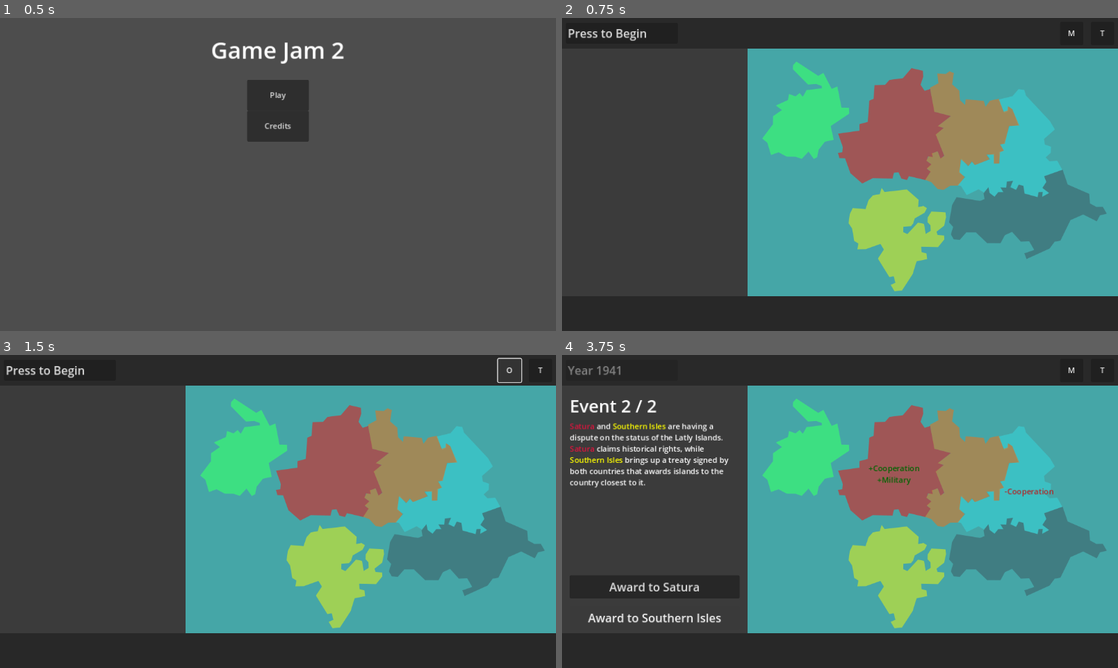
Above: before the commit, frames 1-4 (two rows, left to right).
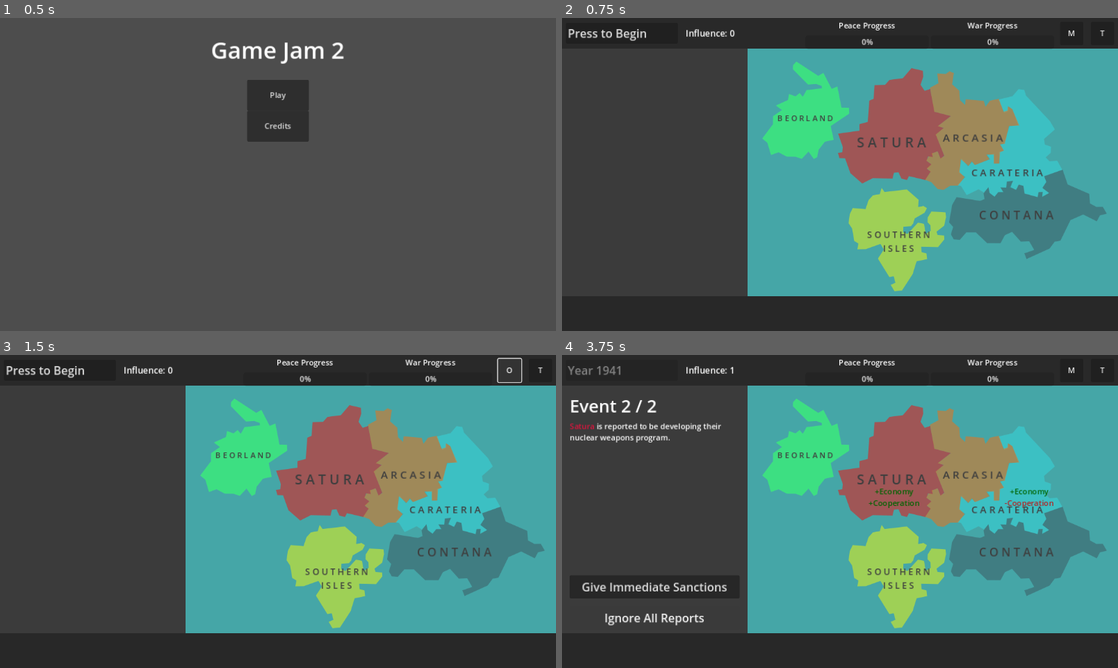
Above: after the commit, the same moments.

Repository: SaturdayMilkshake/game-jam-2
Game: Godot game, scene res://scenes/title_screen/title_screen.tscn
The game is run twice, just before and just after one commit, with the same random seed, the same clock (stepped at 60 frames per second) and the same inputs.
Inputs:
- Up to frame 1 (0.5 s): no input
- Up to frame 2 (0.75 s): click "Play" at 0.5 s
- Up to frame 3 (1.5 s): click "M" at 1.25 s
- Up to frame 4 (3.75 s): click "O" at 2 s; click "Press to Begin" at 2.75 s; click "Award to Satura" (after the commit: "Favor Satura") at 3.5 s

Frame 1 is identical in both runs. In frame 2, 1.1% of the frame differs, in the area x 22-89%, y 1-75%; in frame 3, 1.1%; in frame 4, 4.2%, in the area x 1-89%, y 1-87%.

Commit message:
add country names to map

Diff:
--- a/misc/event_spreadsheet.csv
+++ b/misc/event_spreadsheet.csv
@@ -1,5 +1,6 @@
-Event Number,Description,Country 1,Country 2,Option  …(324 unchanged characters)…
+Event ID,Description,Country 1,Country 2,Option  …(324 unchanged characters)…
 1,"COUNTRY1 and COUNTRY2 are having a dispute on the status of the Latly Islands. COUNTRY1 claims historical rights, wh …(241 unchanged characters)…
 2,"A massive oil deposit has been found at the border of COUNTRY1 and COUNTRY2. However, they both claim a majority of  …(217 unchanged characters)…
 3,"A group of refugees turn up at a COUNTRY1 border checkpoint. COUNTRY1 is uncertain about them, and refuses to let them in, leaving them in COUNTRY2.",RANDOM,RANDOM,Accept Refugees,Turn Away Refugees,Stability,-2,,,Stability,2,,,Stability,2,,,Stability,-2,,
-4,COUNTRY1 is reported to be developing their nuclear weapons program.,RANDOM,,Give Immediate Sanctions,Ignore All Reports,Military,-2,Stability,-1,,,,,Military,3,,,,,,
+4,COUNTRY1 is reported to be developing their nuclear weapons program.,RANDOM,,Give Immediate Sanctions,Ignore All Reports,Military,-2,Stability,-1,,,,,Military,3,NuclearProgress,,,,,
+5,COUNTRY1 proposes a plan to unify all countries to one singular world government.,RANDOM,,Start Peace Process,Delay Peace Process,Peace,,,,,,,,,,,,,,,
--- a/scenes/components/cooperation/cooperation.gd
+++ b/scenes/components/cooperation/cooperation.gd
@@ -2,13 +2,17 @@
 
 @export var cooperation: int = 5
 
+var self_action: bool = false
+
 signal no_cooperation
 
 func modify_cooperation(modifier: int) -> void:
-	cooperation += modifier
+	if !self_action:
+		cooperation += modifier
 
 	if cooperation <= 0:
 		cooperation = 0
+		self_action = true
 		emit_signal("no_cooperation")
 	if cooperation >= 10:
 		cooperation = 10
--- a/scenes/country/country.gd
+++ b/scenes/country/country.gd
@@ -15,6 +15,9 @@
 @onready var stability: Node = $Stability
 @onready var military: Node = $Military
 @onready var cooperation: Node = $Cooperation
+
+var statuses: Array = []
+var status_descriptions: Array = []
 
 #Statuses:
 #Nuclear Weapons
@@ -34,6 +37,10 @@
 
 func new_turn() -> void:
 	population += (economy.economy - 5) + (stability.stability - 5)
+	if nuclear_program_progression_active:
+		nuclear_program_progress += military.military
+	if nuclear_program_progress >= 10:
+		nuclear_state = true
 
 func generate_starting_attribute_values() -> void:
 	economy.economy = randi_range(4, 6)
@@ -44,30 +51,47 @@
 
 func modify_country_value(country: String, attribute: String, modifier: int) -> void:
 	if country == country_name:
-		if modifier > 0:
-			$Status.text += "[center][color=darkgreen]+"
-		elif modifier < 0:
-			$Status.text += "[center][color=firebrick]-"
-
 		match attribute:
 			"Economy":
 				economy.modify_economy(modifier)
+				if modifier > 0:
+					$Status.text += "[center][color=darkgreen]+"
+				elif modifier < 0:
+					$Status.text += "[center][color=firebrick]-"
 				$Status.text += "Economy"
 			"Stability":
 				stability.modify_stability(modifier)
+				if modifier > 0:
+					$Status.text += "[center][color=darkgreen]+"
+				elif modifier < 0:
+					$Status.text += "[center][color=firebrick]-"
 				$Status.text += "Stability"
 			"Military":
 				military.modify_military(modifier)
+				if modifier > 0:
+					$Status.text += "[center][color=darkgreen]+"
+				elif modifier < 0:
+					$Status.text += "[center][color=firebrick]-"
 				$Status.text += "Military"
 			"Cooperation":
 				cooperation.modify_cooperation(modifier)
+				if modifier > 0:
+					$Status.text += "[center][color=darkgreen]+"
+				elif modifier < 0:
+					$Status.text += "[center][color=firebrick]-"
 				$Status.text += "Cooperation"
 			"Population":
 				population += modifier
 				$Status.text += "Population"
-		$Status.text += "\n"
-		$Status.text.strip_edges()
-		move_status_label()
+			"NuclearProgress":
+				nuclear_program_progression_active = true
+			"Peace":
+				pass
+	elif country == "ALL":
+		pass
+	$Status.text += "\n"
+	$Status.text.strip_edges()
+	move_status_label()
 	#SignalHandler.emit_signal("country_selected", country_name, flag, population, economy.economy, stability.stability, military.military, cooperation.cooperation)
 
 func _on_map_pressed() -> void:
--- a/scenes/country/country.tscn
+++ b/scenes/country/country.tscn
@@ -31,6 +31,12 @@
 fit_content = true
 scroll_active = false
 
+[node name="CountryName" type="Label" parent="."]
+offset_right = 128.0
+offset_bottom = 64.0
+horizontal_alignment = 1
+vertical_alignment = 1
+
 [connection signal="mouse_entered" from="Map" to="." method="_on_map_mouse_entered"]
 [connection signal="mouse_exited" from="Map" to="." method="_on_map_mouse_exited"]
 [connection signal="pressed" from="Map" to="." method="_on_map_pressed"]
--- a/scenes/game_manager/game_manager.gd
+++ b/scenes/game_manager/game_manager.gd
@@ -13,4 +13,7 @@
 func new_turn() -> void:
 	turn += 1
 	influence += 1
+	if influence >= 5:
+		influence = 5
 	SignalHandler.emit_signal("turn_updated", turn)
+	SignalHandler.emit_signal("influence_updated", influence)
--- /dev/null
+++ b/scenes/world/ui/global_status/global_status.gd
@@ -0,0 +1,11 @@
+extends Control
+
+
+# Called when the node enters the scene tree for the first time.
+func _ready() -> void:
+	pass # Replace with function body.
+
+
+# Called every frame. 'delta' is the elapsed time since the previous frame.
+func _process(delta: float) -> void:
+	pass
--- /dev/null
+++ b/scenes/world/ui/global_status/global_status.tscn
@@ -0,0 +1,42 @@
+[gd_scene load_steps=2 format=3 uid="uid://cmylfp8sh4unx"]
+
+[ext_resource type="Script" path="res://scenes/world/ui/global_status/global_status.gd" id="1_plo62"]
+
+[node name="GlobalStatus" type="Control"]
+layout_mode = 3
+anchors_preset = 0
+offset_right = 512.0
+offset_bottom = 64.0
+script = ExtResource("1_plo62")
+
+[node name="HBoxContainer" type="HBoxContainer" parent="."]
+layout_mode = 0
+offset_right = 512.0
+offset_bottom = 64.0
+alignment = 1
+
+[node name="PeaceProcess" type="VBoxContainer" parent="HBoxContainer"]
+layout_mode = 2
+
+[node name="PeaceProcess" type="Label" parent="HBoxContainer/PeaceProcess"]
+custom_minimum_size = Vector2(256, 32)
+layout_mode = 2
+text = "Peace Progress"
+horizontal_alignment = 1
+vertical_alignment = 1
+
+[node name="ProgressBar" type="ProgressBar" parent="HBoxContainer/PeaceProcess"]
+layout_mode = 2
+
+[node name="VBoxContainer" type="VBoxContainer" parent="HBoxContainer"]
+layout_mode = 2
+
+[node name="Label" type="Label" parent="HBoxContainer/VBoxContainer"]
+custom_minimum_size = Vector2(256, 32)
+layout_mode = 2
+text = "War Progress"
+horizontal_alignment = 1
+vertical_alignment = 1
+
+[node name="ProgressBar" type="ProgressBar" parent="HBoxContainer/VBoxContainer"]
+layout_mode = 2
--- /dev/null
+++ b/scenes/world/ui/influence/influence.gd
@@ -0,0 +1,14 @@
+extends Control
+
+func _ready() -> void:
+	SignalHandler.connect("influence_updated", Callable(self, "influence_updated"))
+
+func _process(delta: float) -> void:
+	pass
+
+func influence_updated(influence: int) -> void:
+	if influence >= 5:
+		self.modulate = Color.DODGER_BLUE
+	else:
+		self.modulate = Color.WHITE
+	$Influence.text = "Influence: " + str(influence)
--- /dev/null
+++ b/scenes/world/ui/influence/influence.tscn
@@ -0,0 +1,18 @@
+[gd_scene load_steps=2 format=3 uid="uid://ba61uj6qpgffj"]
+
+[ext_resource type="Script" path="res://scenes/world/ui/influence/influence.gd" id="1_kgl8a"]
+
+[node name="Influence" type="Control"]
+layout_mode = 3
+anchors_preset = 0
+offset_right = 40.0
+offset_bottom = 40.0
+script = ExtResource("1_kgl8a")
+
+[node name="Influence" type="Label" parent="."]
+layout_mode = 0
+offset_right = 112.0
+offset_bottom = 48.0
+theme_override_font_sizes/font_size = 18
+text = "Influence: 0"
+vertical_alignment = 1
--- a/scenes/world/ui/notice_info/notice_info.tscn
+++ b/scenes/world/ui/notice_info/notice_info.tscn
@@ -16,6 +16,7 @@
 script = ExtResource("1_1pe52")
 
 [node name="Notice" type="Label" parent="."]
+layout_mode = 0
 offset_left = 16.0
 offset_top = 16.0
 offset_right = 256.0
@@ -25,6 +26,7 @@
 vertical_alignment = 1
 
 [node name="Description" type="RichTextLabel" parent="."]
+layout_mode = 0
 offset_left = 16.0
 offset_top = 72.0
 offset_right = 368.0
@@ -33,6 +35,7 @@
 text = "Test notice for testing purposes."
 
 [node name="NextEvent" type="Button" parent="."]
+layout_mode = 0
 offset_left = 16.0
 offset_top = 456.0
 offset_right = 368.0
--- a/scenes/world/world.tscn
+++ b/scenes/world/world.tscn
@@ -9,6 +9,8 @@
 [ext_resource type="PackedScene" uid="uid://ca7gygaworqno" path="res://scenes/world/ui/notice_info/notice_info.tscn" id="5_novri"]
 [ext_resource type="PackedScene" uid="uid://s7thsiwi1uuy" path="res://scenes/options/audio_toggle.tscn" id="6_3geyv"]
 [ext_resource type="Texture2D" uid="uid://c7tlb7n1slofl" path="res://assets/flags/map_nobg.svg" id="6_mxnvk"]
+[ext_resource type="PackedScene" uid="uid://cmylfp8sh4unx" path="res://scenes/world/ui/global_status/global_status.tscn" id="10_modfb"]
+[ext_resource type="PackedScene" uid="uid://ba61uj6qpgffj" path="res://scenes/world/ui/influence/influence.tscn" id="11_4g70f"]
 
 [node name="World" type="Node2D"]
 script = ExtResource("1_il811")
@@ -96,6 +98,17 @@
 offset_right = 368.0
 offset_bottom = 206.0
 
+[node name="CountryName" parent="Countries/Country" index="6"]
+offset_left = 176.0
+offset_top = 160.0
+offset_right = 422.0
+offset_bottom = 227.0
+theme_override_colors/font_color = Color(0.244052, 0.244052, 0.244052, 1)
+theme_override_colors/font_outline_color = Color(1, 1, 1, 1)
+theme_override_constants/outline_size = 0
+theme_override_font_sizes/font_size = 28
+text = "S A T U R A"
+
 [node name="Country2" parent="Countries" instance=ExtResource("1_wohfb")]
 country_name = "Carateria"
 flag = "res://assets/flags/carateria.svg"
@@ -109,6 +122,15 @@
 offset_right = 648.0
 offset_bottom = 254.0
 
+[node name="CountryName" parent="Countries/Country2" index="6"]
+offset_left = 464.0
+offset_top = 224.0
+offset_right = 613.0
+offset_bottom = 288.0
+theme_override_colors/font_color = Color(0.243137, 0.243137, 0.243137, 1)
+theme_override_font_sizes/font_size = 20
+text = "C A R A T E R I A"
+
 [node name="Country3" parent="Countries" instance=ExtResource("1_wohfb")]
 country_name = "Beorland"
 flag = "res://assets/flags/bingus1.svg"
@@ -122,6 +144,14 @@
 offset_right = 184.0
 offset_bottom = 174.0
 
+[node name="CountryName" parent="Countries/Country3" index="6"]
+offset_left = 56.0
+offset_top = 112.0
+offset_right = 184.0
+offset_bottom = 176.0
+theme_override_colors/font_color = Color(0.243137, 0.243137, 0.243137, 1)
+text = "B E O R L A N D"
+
 [node name="Country4" parent="Countries" instance=ExtResource("1_wohfb")]
 country_name = "Arcasia"
 flag = "res://assets/flags/bossman2.svg"
@@ -135,6 +165,15 @@
 offset_right = 520.0
 offset_bottom = 206.0
 
+[node name="CountryName" parent="Countries/Country4" index="6"]
+offset_left = 400.0
+offset_top = 152.0
+offset_right = 536.0
+offset_bottom = 216.0
+theme_override_colors/font_color = Color(0.243137, 0.243137, 0.243137, 1)
+theme_override_font_sizes/font_size = 22
+text = "A R C A S I A"
+
 [node name="Country5" parent="Countries" instance=ExtResource("1_wohfb")]
 country_name = "Contana"
 flag = "res://assets/flags/bossman1.svg"
@@ -148,6 +187,15 @@
 offset_right = 648.0
 offset_bottom = 374.0
 
+[node name="CountryName" parent="Countries/Country5" index="6"]
+offset_left = 480.0
+offset_top = 312.0
+offset_right = 634.0
+offset_bottom = 376.0
+theme_override_colors/font_color = Color(0.243137, 0.243137, 0.243137, 1)
+theme_override_font_sizes/font_size = 24
+text = "C O N T A N A"
+
 [node name="Country6" parent="Countries" instance=ExtResource("1_wohfb")]
 country_name = "Southern Isles"
 flag = "res://assets/flags/bingus1(1).svg"
@@ -160,6 +208,26 @@
 offset_top = 376.0
 offset_right = 384.0
 offset_bottom = 422.0
+
+[node name="CountryName" parent="Countries/Country6" index="6"]
+offset_left = 248.0
+offset_top = 368.0
+offset_right = 378.0
+offset_bottom = 432.0
+theme_override_colors/font_color = Color(0.243137, 0.243137, 0.243137, 1)
+theme_override_font_sizes/font_size = 18
+text = "S O U T H E R N
+I S L E S"
+
+[node name="GlobalStatus" parent="." instance=ExtResource("10_modfb")]
+offset_left = 504.0
+offset_right = 1016.0
+
+[node name="Influence" parent="." instance=ExtResource("11_4g70f")]
+offset_left = 256.0
+offset_top = 8.0
+offset_right = 384.0
+offset_bottom = 56.0
 
 [connection signal="pressed" from="BackToTitle" to="." method="_on_back_to_title_pressed"]
 
--- a/scripts/signal_handler.gd
+++ b/scripts/signal_handler.gd
@@ -28,3 +28,9 @@
 
 @warning_ignore("unused_signal")
 signal game_started
+
+#resources
+signal influence_updated(influence: int)
+
+#special event
+signal peace_process_started
Binary file changed: misc/event_spreadsheet.Country 1.translation
Binary file changed: misc/event_spreadsheet.Country 2.translation
Binary file changed: misc/event_spreadsheet.Description.translation
Binary file changed: misc/event_spreadsheet.Option 1 Effect 1.translation
Binary file changed: misc/event_spreadsheet.Option 1 Effect 2.translation
Binary file changed: misc/event_spreadsheet.Option 1 Effect 3.translation
Binary file changed: misc/event_spreadsheet.Option 1 Effect 4.translation
Binary file changed: misc/event_spreadsheet.Option 1 Modifier 1.translation
Binary file changed: misc/event_spreadsheet.Option 1 Modifier 2.translation
Binary file changed: misc/event_spreadsheet.Option 1 Modifier 3.translation
Binary file changed: misc/event_spreadsheet.Option 1 Modifier 4.translation
Binary file changed: misc/event_spreadsheet.Option 1 Name.translation
(and 10 more such lines)
